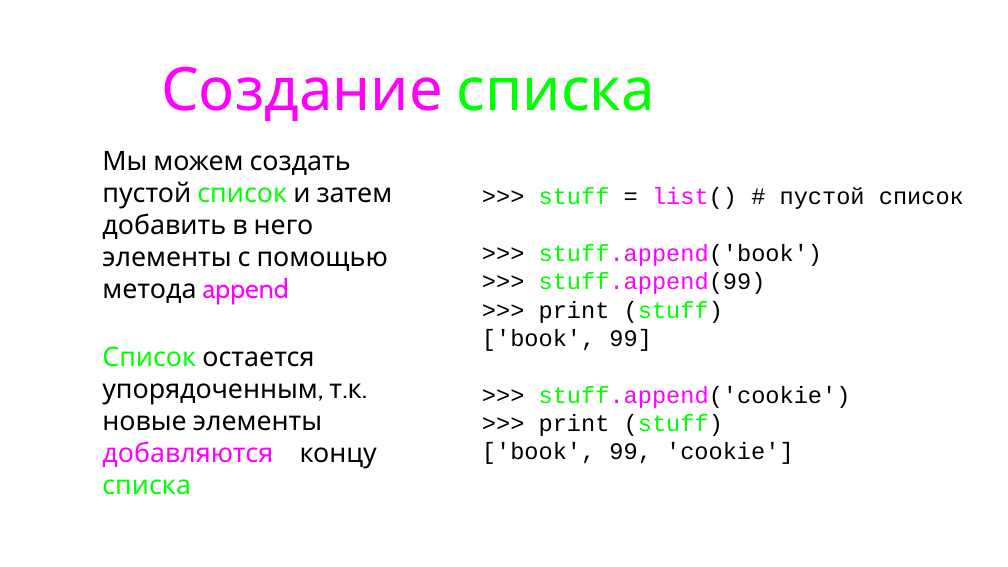
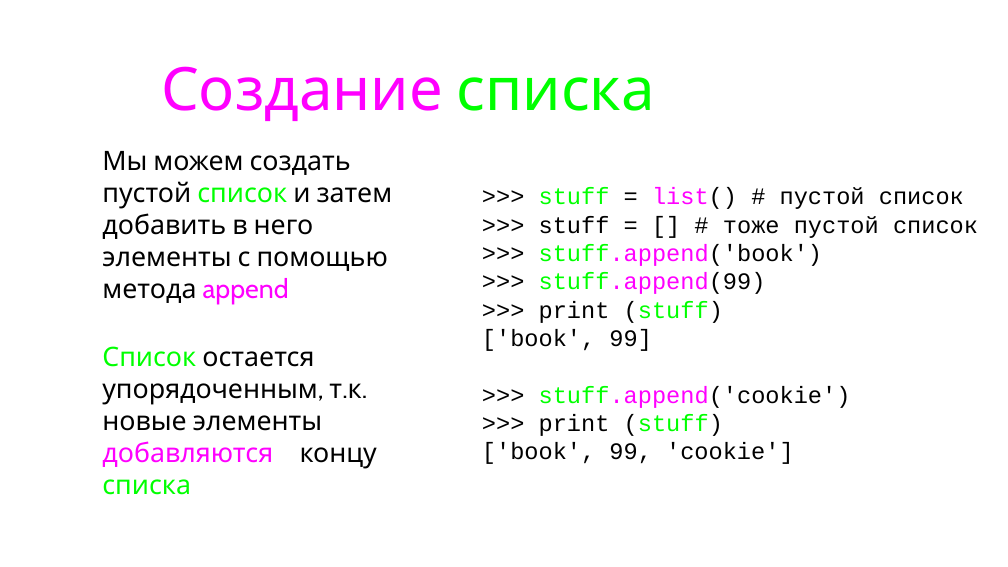
Before and after one commit to maxchv/LearnPython, a slide deck: slide 25 of week02/05.Lists.pptx. Drawn at 1008x567 pixels with LibreOffice and Linux fonts; fonts in the diff are those of the drawing. Boxes give left, top, right and bottom in pixels: in the first picture for what was removed or moved away, otherwise in the second. Text is boxed around its words. In the diff, an @@ line names an element or a change of style, - is before the commit and + after.

```diff
--- a/week02/05.Lists.pptx
+++ b/week02/05.Lists.pptx
@@ text at box(539, 216, 978, 238): paragraph added @@
+>>> stuff = [] # тоже пустой список
```
Also in this commit, not shown: 4 other slides changed, 7 slides added, 1 other file.
